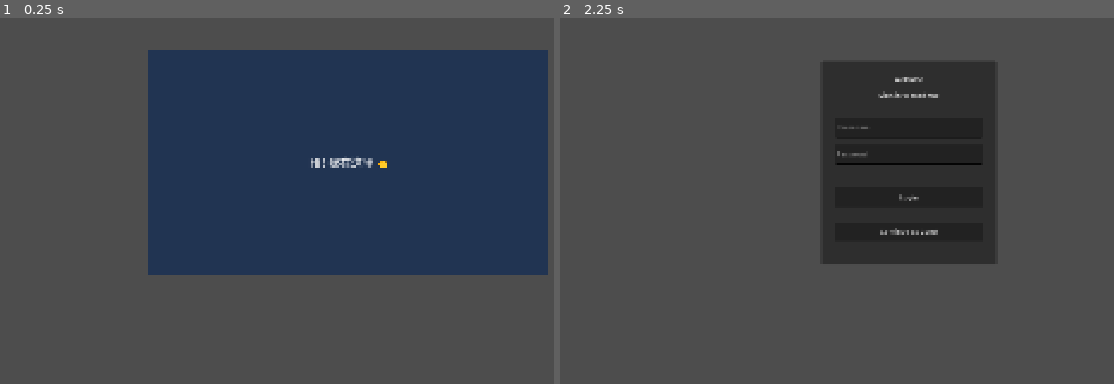
Above: before the commit, frames 1-2 (left to right).
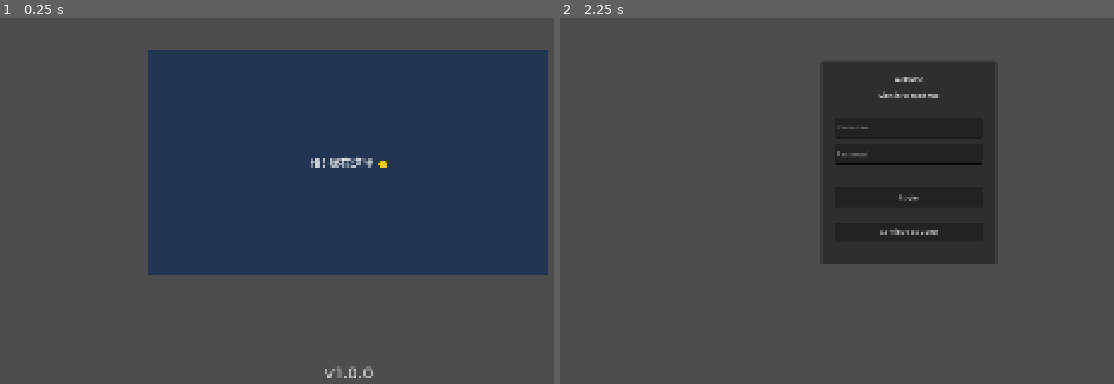
Above: after the commit, the same moments.

Repository: backtend/godothey
Game: Godot game, scene res://Main.tscn
Two runs of this game, one before a commit and one after it. Both use one fixed random seed, a clock stepped at 60 frames per second and the inputs below. The engine's default icon, where the game draws it, is replaced by a stand-in: a white triangle on a blue panel in a dark square.
Inputs:
- Up to frame 1 (0.25 s): no input
- Up to frame 2 (2.25 s): tap Enter at 0.5, 2 s; hold D (right) 0.53-1.28 s; tap J (attack) at 0.6, 1.35, 2.1 s; tap Space at 1.25 s; hold S (down) 1.28-2.03 s; hold D (right) from 2.03 s (still down)

The runs differ from the first frame. In frame 1, 0.1% of the frame differs, in the area x 58-68%, y 95-99%; in frame 2, nothing differs.

Commit message:
新增配置管理功能，优化版本控制逻辑；更新主场景以显示版本信息；重构升级检查逻辑

Diff:
--- a/Main.tscn
+++ b/Main.tscn
@@ -5,29 +5,35 @@
 [node name="Node" type="Node" unique_id=1256974477]
 script = ExtResource("1_ig7tw")
 
-[node name="CanvasLayer" type="CanvasLayer" parent="."]
+[node name="CanvasLayer" type="CanvasLayer" parent="." unique_id=1536970672]
 
-[node name="Panel" type="ColorRect" parent="CanvasLayer"]
-anchors_preset = 8
+[node name="Panel" type="ColorRect" parent="CanvasLayer" unique_id=3920394]
+anchors_preset = -1
 anchor_left = 0.25
 anchor_top = 0.25
 anchor_right = 0.75
 anchor_bottom = 0.75
-offset_left = 0.0
-offset_top = 0.0
-offset_right = 0.0
-offset_bottom = 0.0
 color = Color(0.129412, 0.203922, 0.321569, 1)
 
-[node name="Label" type="Label" parent="CanvasLayer/Panel"]
-anchors_preset = 15
+[node name="Label" type="Label" parent="CanvasLayer/Panel" unique_id=1639540794]
+layout_mode = 0
 anchor_right = 1.0
 anchor_bottom = 1.0
-offset_left = 0.0
-offset_top = 0.0
-offset_right = 0.0
-offset_bottom = 0.0
+theme_override_font_sizes/font_size = 28
+text = "Hi! 我在这里 👋"
 horizontal_alignment = 1
 vertical_alignment = 1
-text = "Hi! 我在这里 👋"
-theme_override_font_sizes/font_size = 28
+
+[node name="VersionLabel" type="Label" parent="CanvasLayer" unique_id=198769439]
+modulate = Color(1, 1, 1, 0.75)
+anchors_preset = 12
+anchor_top = 1.0
+anchor_right = 1.0
+anchor_bottom = 1.0
+offset_top = -30.0
+offset_bottom = -8.0
+grow_horizontal = 2
+grow_vertical = 0
+theme_override_font_sizes/font_size = 41
+text = "v1.0.0"
+horizontal_alignment = 1
--- /dev/null
+++ b/autoload/Configuration.gd
@@ -0,0 +1,54 @@
+extends Node
+
+# 配置文件保存路径（使用 user:// 以确保导出后具备读写权限）
+const CONFIG_PATH: String = "user://configuration.ini"
+const SECTION_NAME: String = "App"
+
+# ConfigFile 实例
+var _config: ConfigFile = ConfigFile.new()
+
+func _ready() -> void:
+    _load_or_init_config()
+
+## 初始化并加载配置，保证 clientuuid 始终存在
+func _load_or_init_config() -> void:
+    _config.load(CONFIG_PATH)
+
+    # 检查 clientuuid 是否存在，不存在则初始化 UUID 并写入文件
+    var clientuuid: String = _config.get_value(SECTION_NAME, "clientuuid", "")
+    if clientuuid.is_empty():
+        clientuuid = _generate_uuid()
+        _config.set_value(SECTION_NAME, "clientuuid", clientuuid)
+        _config.save(CONFIG_PATH)
+
+## 读取配置（找不到则返回指定的 default 默认值）
+func get_val(key: String, default = null) -> Variant:
+    return _config.get_value(SECTION_NAME, key, default)
+
+## 设置配置项并自动持久化写入 ini 文件
+func set_val(key: String, value: Variant) -> void:
+    _config.set_value(SECTION_NAME, key, value)
+    _config.save(CONFIG_PATH)
+
+## 生成标准 UUID v4 字符串 (兼容 Godot 4)
+func _generate_uuid() -> String:
+    # 生成 16 字节随机数
+    var bytes := PackedByteArray()
+    bytes.resize(16)
+    for i in range(16):
+        bytes[i] = randi() % 256
+
+    # 设置 UUID v4 版本位 (Version 4 & Variant 1)
+    bytes[6] = (bytes[6] & 0x0f) | 0x40
+    bytes[8] = (bytes[8] & 0x3f) | 0x80
+
+    # 转换成 16 进制字符串 (Godot 4 中使用 bytes.hex_encode())
+    var hex := bytes.hex_encode()
+
+    return "%s-%s-%s-%s-%s" % [
+        hex.substr(0, 8),
+        hex.substr(8, 4),
+        hex.substr(12, 4),
+        hex.substr(16, 4),
+        hex.substr(20, 12)
+    ]
--- a/project.godot
+++ b/project.godot
@@ -11,6 +11,7 @@
 [application]
 
 config/name="GODOTHEY"
+config/version="1.726.232"
 run/main_scene="uid://b2e5g0ixxl0fv"
 config/features=PackedStringArray("4.6", "Mobile")
 config/icon="res://icon.svg"
@@ -19,6 +20,7 @@
 
 Auth="*uid://ccotnur7hg2ks"
 Updater="*uid://dtt2tlmugraf0"
+Configuration="*uid://b0p6qhqq0rymv"
 
 [display]
 
--- a/scripts/main/Main.gd
+++ b/scripts/main/Main.gd
@@ -1,17 +1,41 @@
 extends Node
 
-# const CHECK_URL := "https://apix.yongit.com/programer/check?project_tag=yongitbox&device_type=android&version_name=6.719.2041&gray_target=aad55cca32a4b00d"
-const CHECK_URL := "https://apix.yongit.com/programer/check?project_tag=godothey&device_type=android&version_name=1.1.1&gray_target=testphone"
-
 func _ready() -> void:
+    print("Main.gd _ready() called.")
+    print("Client UUID:", Configuration.get_val("clientuuid"))
     await get_tree().create_timer(2.0).timeout
     await _check_upgrade()
 
+    # 更新版本号标签
+    var version_name = ProjectSettings.get_setting("application/config/version", "")
+    var version_label: Label = get_node("VersionLabel") as Label
+    if version_label:
+        version_label.text = "Version: %s" % version_name
+
+
+func _get_upgrade_url() -> String:
+    var base_url := "https://apix.yongit.com/programer/check"
+    var version_name: String = ProjectSettings.get_setting("application/config/version", "")
+    var params := {
+        "project_tag": "godothey",
+        "device_type": "android",
+        "version_name": version_name,
+        "gray_target": Configuration.get_val("clientuuid")
+    }
+    var query_parts := PackedStringArray()
+    for key in params:
+        query_parts.append("%s=%s" % [key.uri_encode(), str(params[key]).uri_encode()])
+    return "%s?%s" % [base_url, "&".join(query_parts)]
+
 func _check_upgrade() -> void:
+    # 当前版本号
+    var version_name = ProjectSettings.get_setting("application/config/version")
+    print("Project Version:", version_name, " Client UUID:", Configuration.get_val("clientuuid"))
+
     var http := HTTPRequest.new()
     add_child(http)
 
-    var err := http.request(CHECK_URL)
+    var err := http.request(_get_upgrade_url())
     if err != OK:
         push_warning("升级检查请求发起失败: %s" % err)
         http.queue_free()
--- a/scripts/upgrade/Upgrade.gd
+++ b/scripts/upgrade/Upgrade.gd
@@ -14,6 +14,11 @@
 @onready var cancel_button: Button = %CancelButton
 
 func _ready() -> void:
+    # 当前版本号
+    var version_name = ProjectSettings.get_setting("application/config/version")
+    print("Project Version:", version_name)
+
+
     # 检查 Updater 单例是否存在（防止因单例缺失直接卡死崩溃）
     if not Engine.has_singleton("Updater") and not get_node_or_null("/root/Updater"):
         push_error("未检测到 Updater 单例！请确保已在 项目设置 -> 自动加载(Autoload) 中注册了 Updater。")
@@ -23,6 +28,8 @@
         title_label.text = Updater.title
     if "intro" in Updater:
         intro_label.text = Updater.intro
+
+    intro_label.text = "[%s]%s" % [version_name, intro_label.text]
 
     progress_bar.visible = false
     status_label.text = ""
@@ -153,14 +160,18 @@
 func _install_apk(apk_path: String) -> void:
     status_label.text = "正在唤起系统安装程序..."
     if OS.get_name() == "Android":
+        push_warning("尝试使用 InstallApk 插件安装 APK: %s" % apk_path)
         if Engine.has_singleton("InstallApk"):
             Engine.get_singleton("InstallApk").install(apk_path)
+            status_label.text = "请在弹出的系统界面中确认安装.InstallApk.准备插件安装"
         else:
             push_warning("未检测到InstallApk插件，尝试shell_open（Android 7.0+上通常无效）")
             OS.shell_open(apk_path)
+            status_label.text = "请在弹出的系统界面中确认安装.shell_open"
     else:
+        push_warning("非Android平台，尝试使用shell_open打开APK: %s" % apk_path)
         OS.shell_open(apk_path)
-    status_label.text = "请在弹出的系统界面中确认安装"
+        status_label.text = "请在弹出的系统界面中确认安装.shell_open.not android"
 
 func _fail(msg: String) -> void:
     status_label.text = msg
Not shown, added: autoload/Configuration.gd.uid
Not shown, changed: export_presets.cfg
Not shown, changed: bb_pack_and_push.py
